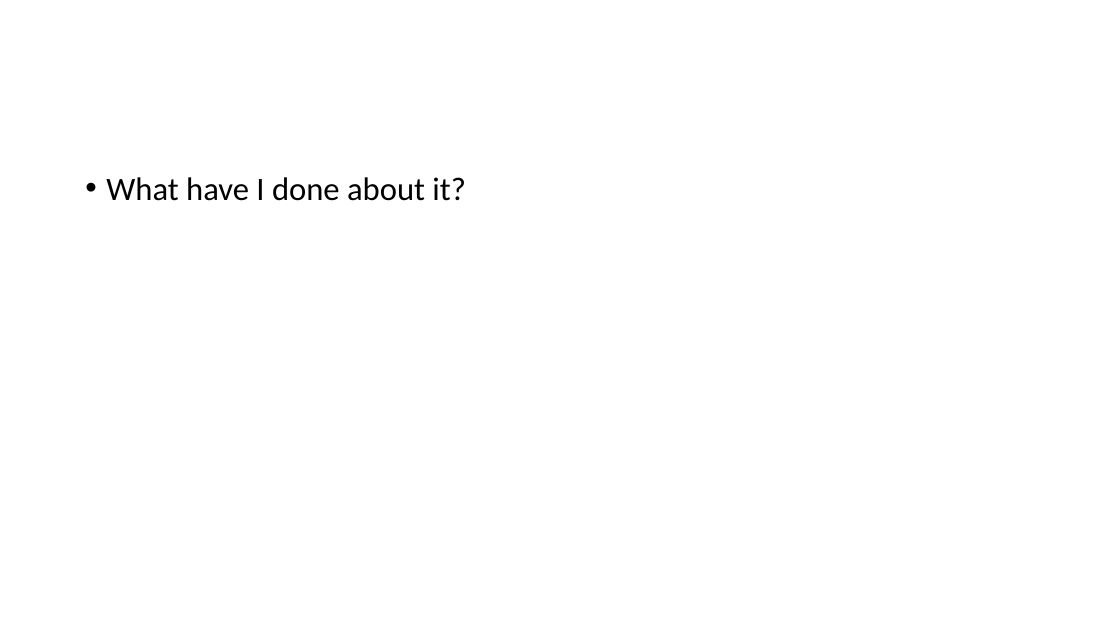
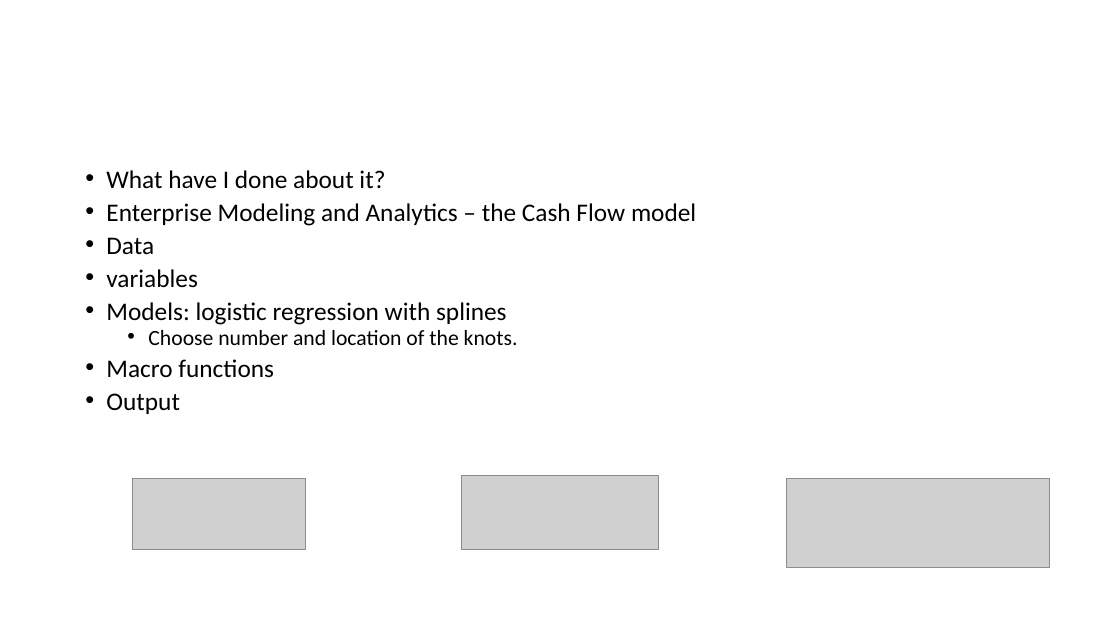
Before and after one commit to wx2123/WSDS-2026-OH, a slide deck: slide 5 of 2026 WSDS - Wujian Xue.pptx. Drawn at 1120x630 pixels with LibreOffice and Linux fonts; fonts in the diff are those of the drawing; grey boxes stand for pictures. Boxes give left, top, right and bottom in pixels: in the first picture for what was removed or moved away, otherwise in the second. Text is boxed around its words. In the diff, an @@ line names an element or a change of style, - is before the commit and + after.

```diff
--- a/2026 WSDS - Wujian Xue.pptx
+++ b/2026 WSDS - Wujian Xue.pptx
@@ text at [106,170,385,189]: size 28 to 21.7 pt in "What have I done about it?"; line spacing 0.9 to 0.7 @@
@@ text at [106,203,696,414]: paragraphs added @@
+• Enterprise Modeling and Analytics – the Cash Flow model
+• Data
+• variables
+• Models: logistic regression with splines
+  • Choose number and location of the knots.
+• Macro functions
+• Output
@@ picture added at [133,479,305,549] @@
@@ picture added at [461,476,658,549] @@
@@ picture added at [787,479,1050,568] @@
```
Also in this commit, not shown: 1 other slide changed.
